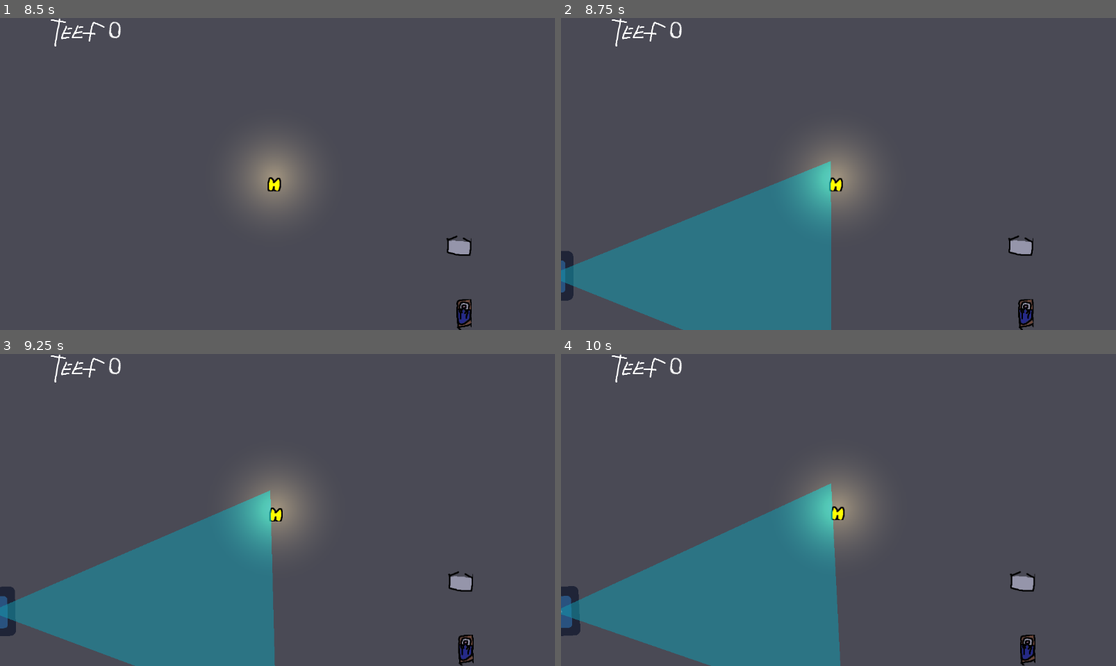
Above: before the commit, frames 1-4 (two rows, left to right).
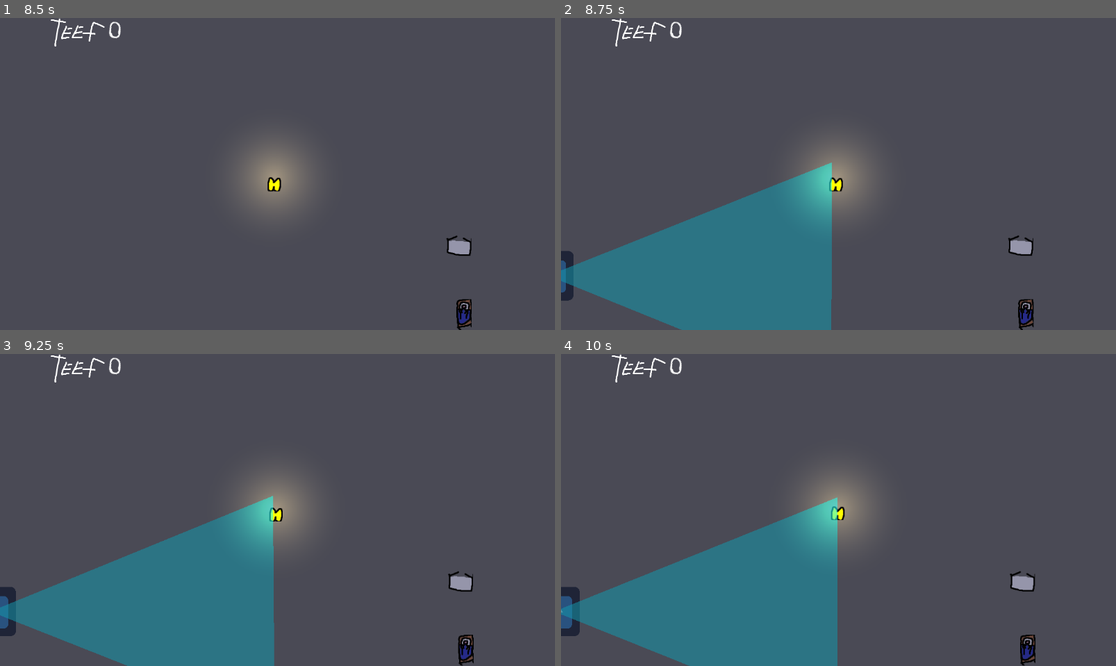
Above: after the commit, the same moments.

Repository: Cthulhu5227/Collector_videogame
Game: Godot game, scene res://main_menu.tscn
The game is run twice, just before and just after one commit, with the same random seed, the same clock (stepped at 60 frames per second) and the same inputs. The engine's default icon, where the game draws it, is replaced by a stand-in: a white triangle on a blue panel in a dark square.
Inputs (mouse positions are in pixels of both pictures, inside the frame that each line leads up to):
- Up to frame 1 (8.5 s): click (210, 170) at 0.5 s; tap Enter at 1.25 s; move the mouse to (399, 158) at 1.27 s; hold Right 1.28-2.03 s; hold E (interact) 1.28-2.03 s; click (399, 158) at 1.42 s; tap Space at 1.52, 2.27, 3.77, 4.52, 5.27, 6.77, 7.52, 8.27 s; move the mouse to (166, 189) at 2.02 s; hold Down 2.03-2.78 s; tap E (interact) every 1.5 s from 2.1 to 8.1 s; move the mouse to (333, 105) at 2.77 s; hold Right 2.78-3.53 s; hold E (interact) 2.78-3.53 s; move the mouse to (249, 236) at 3.52 s; hold Up 3.53-4.28 s; click (249, 236) at 3.67 s; move the mouse to (444, 220) at 4.27 s; hold E (interact) 4.28-5.03 s; hold Left 4.28-5.78 s; move the mouse to (111, 127) at 5.02 s; move the mouse to (305, 174) at 5.77 s; hold Down 5.78-6.53 s; hold E (interact) 5.78-6.53 s; click (305, 174) at 5.92 s; move the mouse to (194, 96) at 6.52 s; hold Right 6.53-7.28 s; move the mouse to (399, 158) at 7.27 s; hold Up 7.28-8.03 s; hold E (interact) 7.28-8.03 s; move the mouse to (166, 189) at 8.02 s; hold Right from 8.03 s (still down); click (166, 189) at 8.17 s
- Up to frame 2 (8.75 s): keep holding Right
- Up to frame 3 (9.25 s): move the mouse to (333, 441) at 8.77 s; release Right at 8.78 s; hold Down from 8.78 s (still down); hold E (interact) from 8.78 s (still down)
- Up to frame 4 (10 s): move the mouse to (810, 572) at 9.52 s; release Down at 9.53 s; release E (interact) at 9.53 s; hold Left from 9.53 s (still down); tap E (interact) at 9.6 s; tap Space at 9.77 s

Frame 1 is identical in both runs. In frame 2, 0.2% of the frame differs, in the area x 0-49%, y 45-100%; in frame 3, 0.8%; in frame 4, 1.9%, in the area x 0-51%, y 41-100%.

Commit message:
Fixed enemy rotation when it was flipped on its y-axis

Diff:
--- a/enemy.gd
+++ b/enemy.gd
@@ -12,14 +12,16 @@
 @onready var enemy_sprite = get_node("enemy_sprite")
 @onready var player = get_node("../../player")
 
-@export var speed = 0.3
+var progress_ratio_speed := 0.3
+var enemy_speed := 5
+var rotation_speed := 0.5
 
 # Wait time until the enemy turns around and continues on their path
 @export var time_to_wait = 1.0
 var remaining_time := 0.0
 
 @export var sus_meter := 0.0
-var SUS_RATE := 30.0
+var SUS_RATE := 50
 var SUS_METER_MAX := 100.0
 
 var tracking_player := false
@@ -28,11 +30,14 @@
 var MIN_PROGRESS_RATIO := 0.05
 var MAX_PROGRESS_RATIO := 0.95
 
-var sprite_prev_direction : float
-var cone_prev_direction : float
+
+var prev_enemy_direction : float
+
+var prev_enemy_pos : Vector2
+
 
 func _ready():
-	progress_ratio = 0.05
+	progress_ratio = MIN_PROGRESS_RATIO
 
 	vision_cone.connect("player_spotted", _player_spotted)
 	vision_cone.connect("player_left", _player_left)
@@ -57,8 +62,8 @@
 	if !tracking_player && sus_meter > 0.0:
 		tracking_player = true
 	elif !tracking_player && sus_meter == 0.0:
-		cone_prev_direction = vision_cone.rotation
-		sprite_prev_direction = enemy_sprite.rotation
+		prev_enemy_direction = rotation
+		prev_enemy_pos = global_position
 		tracking_player = true
 
 func _player_left():
@@ -71,29 +76,41 @@
 		if remaining_time <= 0.0:
 			vision_cone.rotate(PI)
 			enemy_sprite.rotate(PI)
-			progress_ratio += speed / 10
+			progress_ratio += progress_ratio_speed / 10
 			remaining_time = 0.0
 		return
 
 	elif progress_ratio >= MAX_PROGRESS_RATIO || progress_ratio <= MIN_PROGRESS_RATIO:
-		speed *= -1
+		progress_ratio_speed *= -1
 		remaining_time = time_to_wait
 
 	else:
-		progress_ratio += delta*speed
+		progress_ratio += delta*progress_ratio_speed
 
 
 func _detecting_player(delta):
 
 	# Match the vision cone to the enemy's rotation
 
-	# Below semi works
-	vision_cone.rotate(vision_cone.get_angle_to(player.global_position)*0.01)
-	enemy_sprite.rotate(enemy_sprite.get_angle_to(player.global_position)*0.01)
+	# Rotate to face player
+	#vision_cone.rotate(vision_cone.get_angle_to(player.global_position)*0.01)
+	#enemy_sprite.rotate(enemy_sprite.get_angle_to(player.global_position)*0.01)
+	#if progress_ratio_speed > 0:
+		#rotate(get_angle_to(player.global_position)*0.01)
+	#else:
+		#rotation += ()rotation_speed*delta #rotate((get_angle_to(player.global_position) + PI)*0.01)
+	#look_at(player.global_position)
 
-	#vision_cone.LookAt(player.global_position)
-	#enemy_sprite.LookAt(player.global_position)
 
+	var direction = player.global_position - global_position
+	var target_angle = direction.angle()
+	if progress_ratio_speed < 0:
+		target_angle += PI
+
+	rotation = lerp_angle(rotation, target_angle, delta * rotation_speed)
+
+	# Move towards player
+	global_position += (player.global_position - global_position).normalized() * enemy_speed * delta
 
 	if sus_meter > SUS_METER_MAX:
 		pass
@@ -102,11 +119,11 @@
 	else:
 		sus_meter += SUS_RATE * delta
 
-
 func _losing_suspicion(delta):
 	sus_meter -= SUS_RATE * delta
 	if sus_meter <= 0.0:
-		# Rotatation reset
-		vision_cone.rotation = cone_prev_direction
-		enemy_sprite.rotation = sprite_prev_direction
+		# Rotation, enemy position, and sus meter reset
+		rotation = prev_enemy_direction
+		global_position = prev_enemy_pos
+
 		sus_meter = 0.0
--- a/enemy.tscn
+++ b/enemy.tscn
@@ -6,6 +6,7 @@
 [ext_resource type="Script" uid="uid://buct0r8oeak0t" path="res://vision_cone.gd" id="6_3yqyl"]
 
 [node name="enemy" type="PathFollow2D"]
+loop = false
 script = ExtResource("1_ak6rt")
 metadata/_edit_vertical_guides_ = [-3860.0]
 
